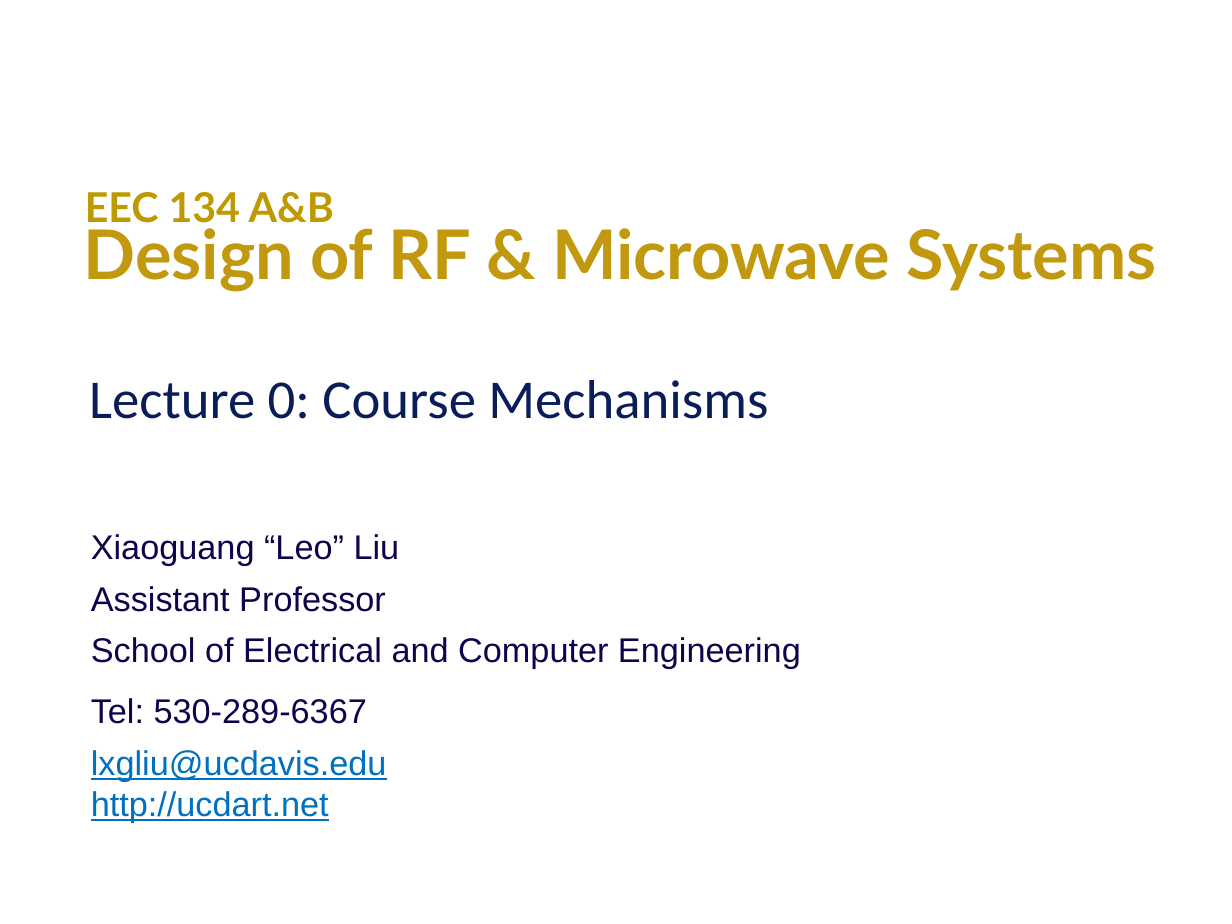
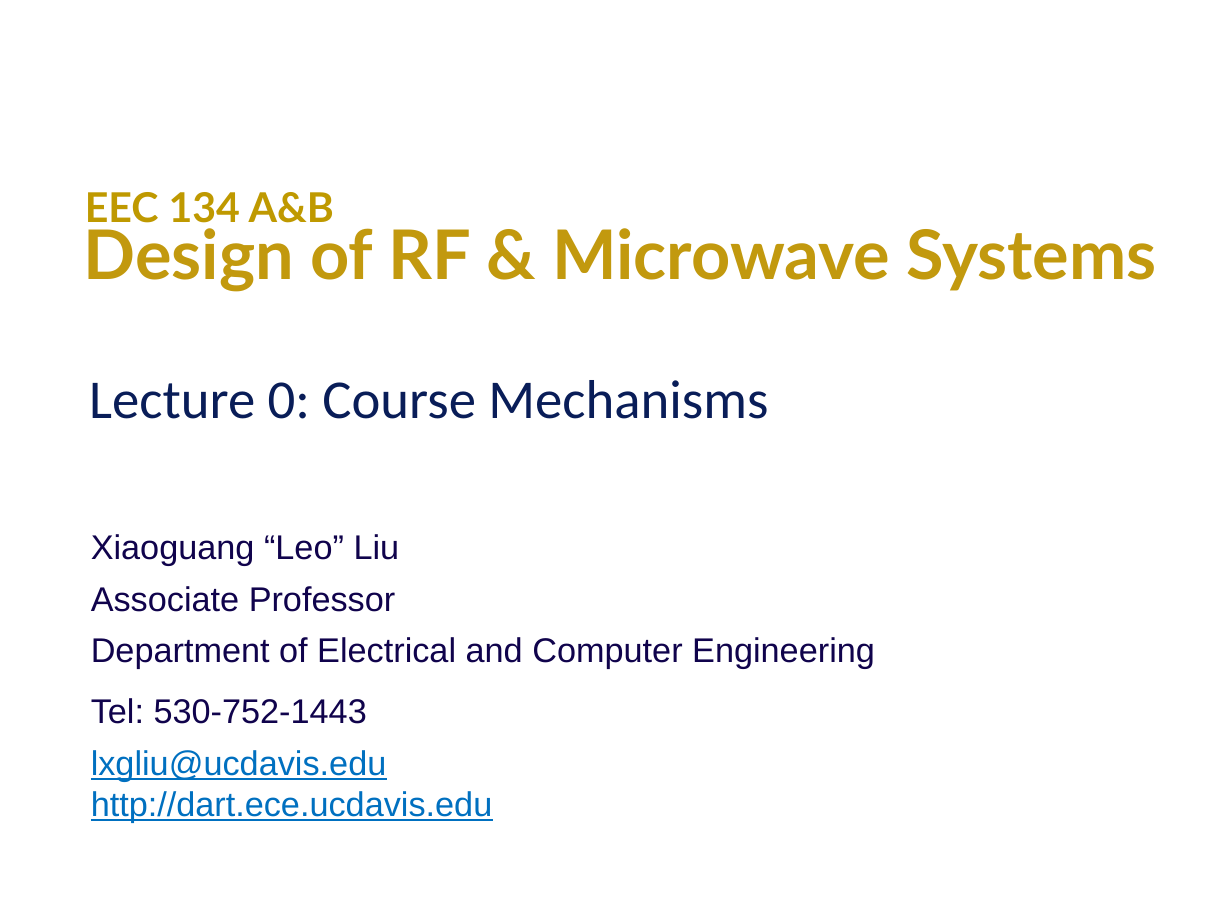
Before and after one commit to ucdart/UCD-EEC134, a slide deck: slide 1 of lectures/lec0/Lec0-CourseMechanisms.pptx. Drawn at 1232x924 pixels with LibreOffice and Linux fonts; fonts in the diff are those of the drawing. Boxes give left, top, right and bottom in pixels: in the first picture for what was removed or moved away, otherwise in the second. Text is boxed around its words. In the diff, an @@ line names an element or a change of style, - is before the commit and + after.

```diff
--- a/lectures/lec0/Lec0-CourseMechanisms.pptx
+++ b/lectures/lec0/Lec0-CourseMechanisms.pptx
@@ text at box(91, 586, 875, 724): text changed @@
-Assistant Professor
-School of Electrical and Computer Engineering
-Tel: 530-289-6367
+Associate Professor
+Department of Electrical and Computer Engineering
+Tel: 530-752-1443
@@ text at box(91, 791, 493, 822): text changed @@
-http://ucdart.net
+http://dart.ece.ucdavis.edu
```
Also in this commit, not shown: 4 other slides changed.
